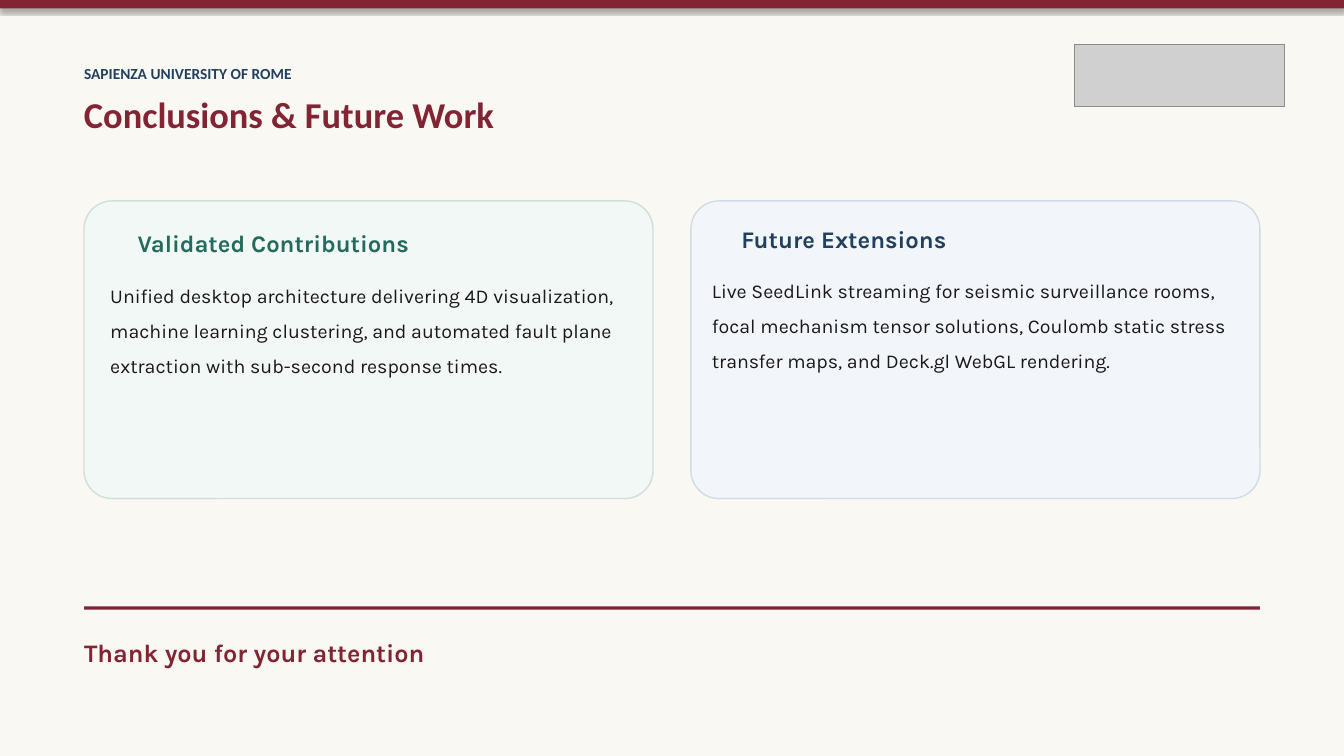
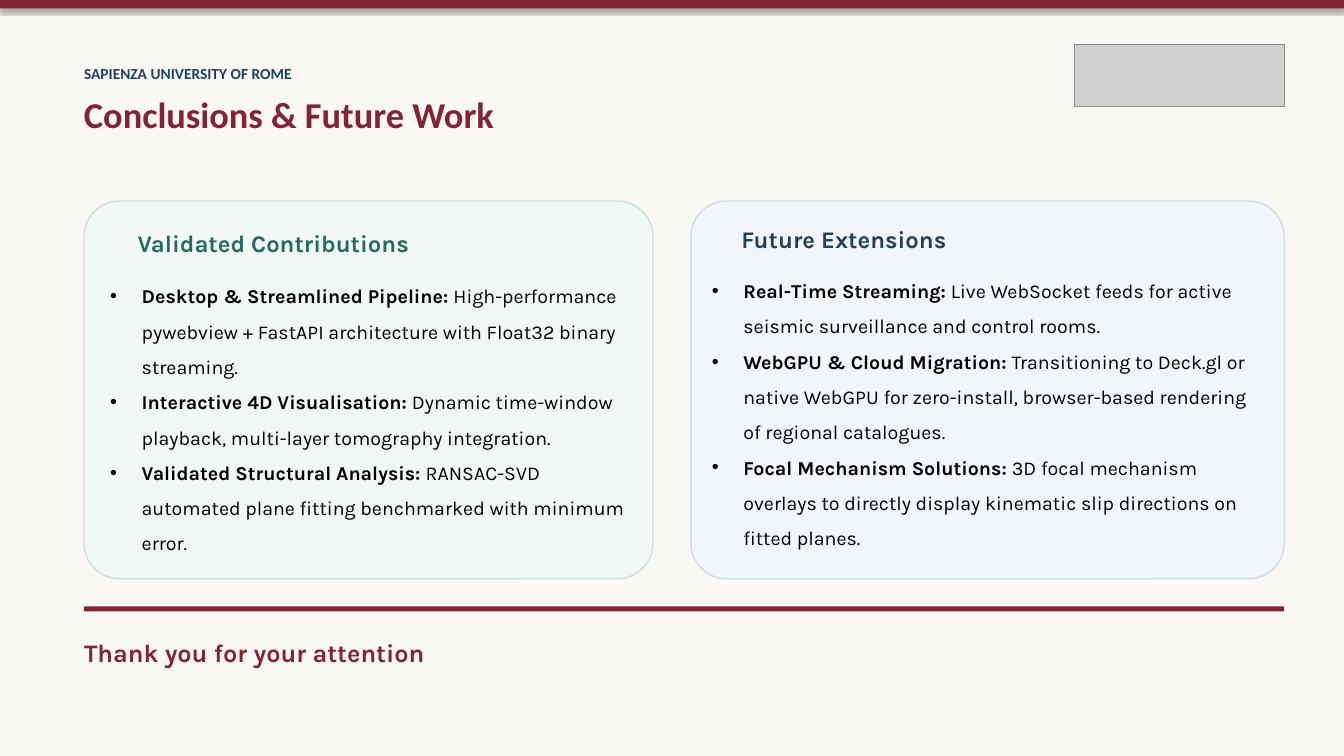
Before and after one commit to Crucio104/Seismic-Viewer-Presentation, a slide deck: slide 14 of thesis/presentation/Seismic Viewer - Thesis Defense.pptx. Drawn at 1344x756 pixels with LibreOffice and Linux fonts; fonts in the diff are those of the drawing; grey boxes stand for pictures; background and template pictures are left out. Boxes give left, top, right and bottom in pixels: in the first picture for what was removed or moved away, otherwise in the second. Text is boxed around its words. In the diff, an @@ line names an element or a change of style, - is before the commit and + after.

```diff
--- a/thesis/presentation/Seismic Viewer - Thesis Defense.pptx
+++ b/thesis/presentation/Seismic Viewer - Thesis Defense.pptx
@@ rounded rectangle: place and size @@
-rounded rectangle at [84, 201, 653, 498]
+rounded rectangle at [84, 201, 653, 579]
@@ rounded rectangle: place and size @@
-rounded rectangle at [691, 201, 1260, 498]
+rounded rectangle at [691, 201, 1285, 579]
@@ text at [142, 289, 623, 551]: text changed; text colour #1C1819 to #000000 @@
-Unified desktop architecture delivering 4D visualization, machine learning clustering, and automated fault plane extraction with sub-second response times.
+• Desktop & Streamlined Pipeline: High-performance pywebview + FastAPI architecture with Float32 binary streaming.
+• Interactive 4D Visualisation: Dynamic time-window playback, multi-layer tomography integration.
+• Validated Structural Analysis: RANSAC-SVD automated plane fitting benchmarked with minimum error.
@@ text at [743, 284, 1247, 550]: text changed; text colour #1C1819 to #000000 @@
-Live SeedLink streaming for seismic surveillance rooms, focal mechanism tensor solutions, Coulomb static stress transfer maps, and Deck.gl WebGL rendering.
+• Real-Time Streaming: Live WebSocket feeds for active seismic surveillance and control rooms.
+• WebGPU & Cloud Migration: Transitioning to Deck.gl or native WebGPU for zero-install, browser-based rendering of regional catalogues.
+• Focal Mechanism Solutions: 3D focal mechanism overlays to directly display kinematic slip directions on fitted planes.
@@ rectangle: place and size @@
-rectangle at [84, 606, 1260, 609]
+rectangle at [84, 606, 1285, 611]
```
Also in this commit, not shown: 10 other slides changed, 11 other files.
